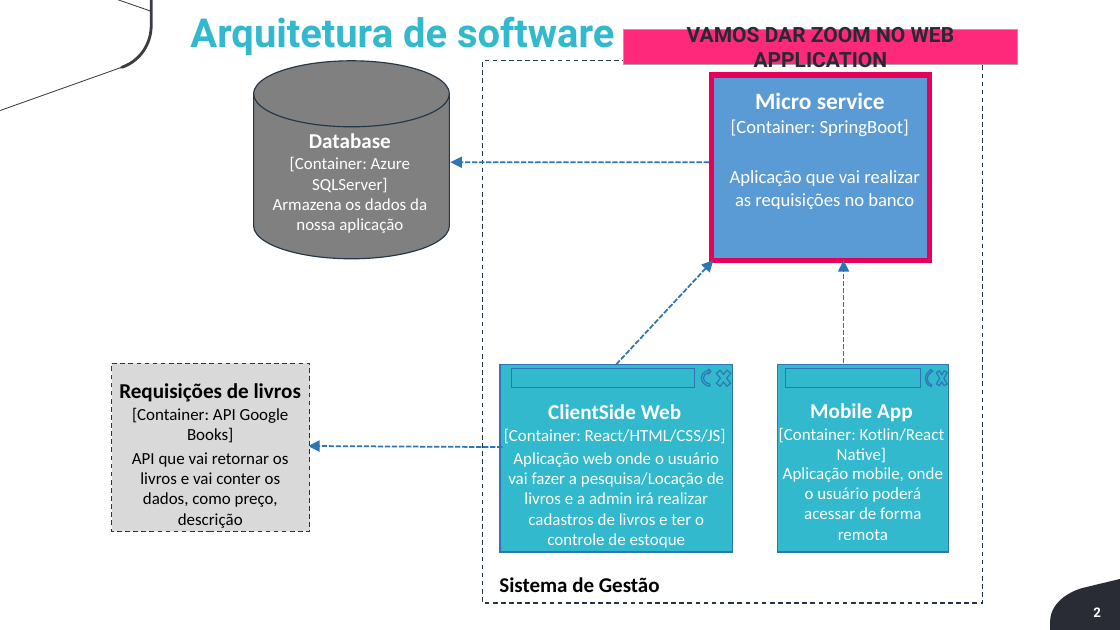
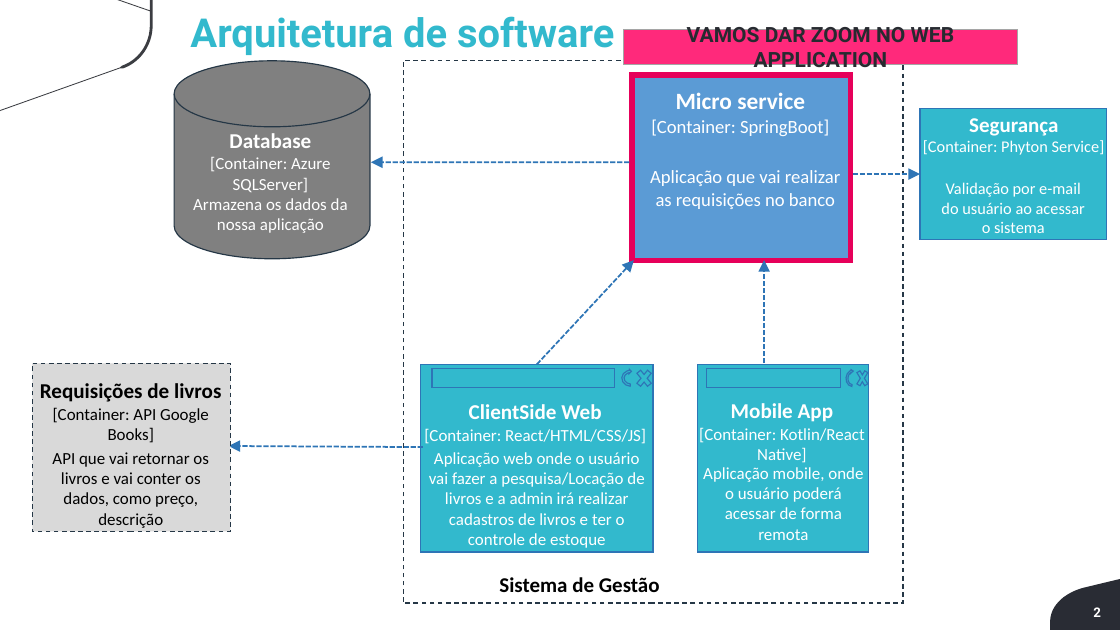
Before and after one commit to Luis-Silva80/grupo05-adsa, a slide deck: slide 2 of Documentação/EngenhariaDeSoftware/Arquitetura/ArquiteturaSoftware.pptx. Drawn at 1120x630 pixels with LibreOffice and Linux fonts; fonts in the diff are those of the drawing; background and template pictures are left out. Boxes give left, top, right and bottom in pixels: in the first picture for what was removed or moved away, otherwise in the second. Text is boxed around its words. In the diff, an @@ line names an element or a change of style, - is before the commit and + after.

```diff
--- a/Documentação/EngenhariaDeSoftware/Arquitetura/ArquiteturaSoftware.pptx
+++ b/Documentação/EngenhariaDeSoftware/Arquitetura/ArquiteturaSoftware.pptx
@@ rectangle added at (920, 108, 1107, 239), fill #32B9CD, outline #2E75B6 1 pt @@
@@ text added at (923, 118, 1105, 155), 14 pt, text #FFFFFF @@
+Segurança
+[Container: Phyton Service]
@@ arrow added from (853, 174) to (920, 174), #2E75B6 1.5 pt dashed @@
@@ text added at (941, 182, 1085, 233), 14 pt, text #FFFFFF @@
+Validação por e-mail do usuário ao acessar o sistema
@@ 9 texts, 7 rectangles, 4 arrows, 2 crosses, 2 circular arrows, 1 cylinder: place and size @@
-9 texts, 7 rectangles, 4 arrows, 2 crosses, 2 circular arrows, 1 cylinder at (112, 60, 983, 602)
+9 texts, 7 rectangles, 4 arrows, 2 crosses, 2 circular arrows, 1 cylinder at (32, 60, 903, 602)
```
Also in this commit, not shown: 3 other slides changed.
